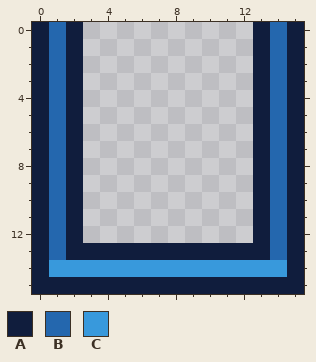
Edited in one commit: pixel-art sprite (images/tiles/bluedoor/bottom.png). The picture above was drawn from the file before the commit.
The file is 16x16 pixels.
Palette (. is transparent): A #101d3d  B #2467ae  C #3899dc
The same view after the edit:
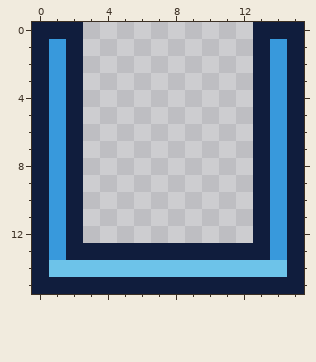
Diff:
colour B: #2467ae -> #3899dc
colour C: #3899dc -> #6dc3e9
y 0: x 1 B -> A; x 14 B -> A
